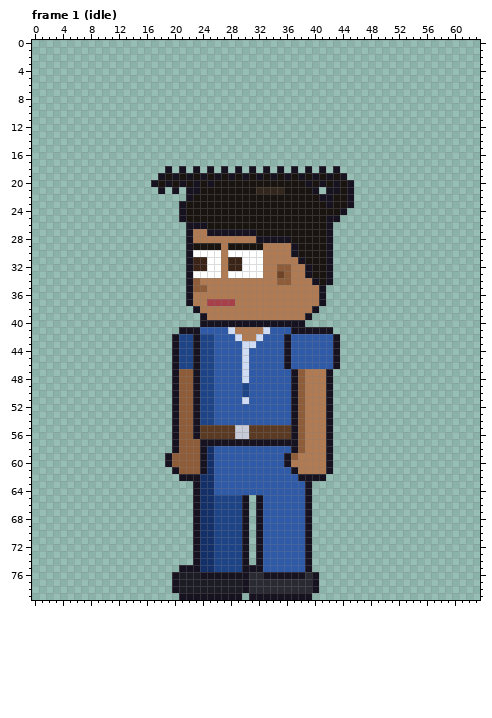
Two versions of one pixel-art file, sprites/clients/client_agent_b_left_anim.aseprite. Above, as it was before the edit.
64x80 pixels, 135 frames. Colours within 5 levels of each other are drawn and written as one. Shown: frame 1 (idle). The commit also changed other frames, which this record leaves out.
The result:
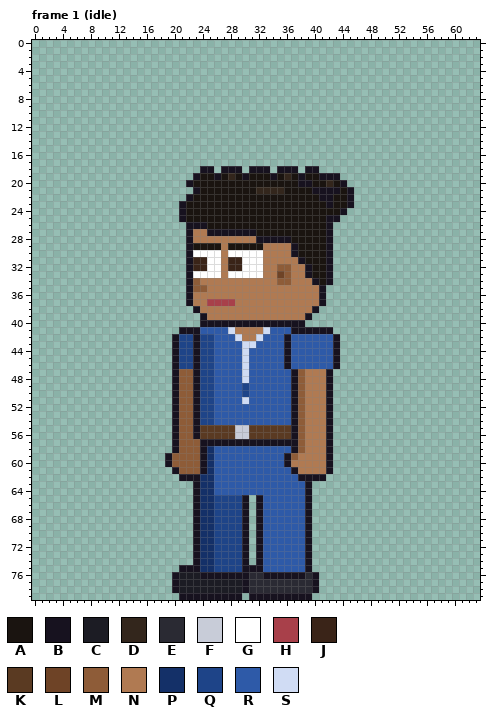
Palette (. is transparent): A #1a1410  B #17121f  C #1c1c24  D #33261c  E #2a2a33  F #c8ccd8  G #ffffff  H #a8404a  J #3a2418  K #5a3a22  L #6e4326  M #8e5c38  N #b07a52  P #143068  Q #1e4488  R #2e5aa8  S #d0dcf4
Difference:
--- frame 1 (idle), layer "Hair"
@@ x 15..47 @@
 17 .................................
-18 ....B.B.B.B.B.B.B.B.B.B.B.B.B....
-19 ...BABABABABABABABABABABABABAB...
-20 ..BABABABABAAAAAAAAAAAAABABABAB..
-21 ...B.B.BBAAAAAAAADDDDAAAAB.BBAB..
+18 .........BB.BBB.BBB.BBB.BB.......
+19 ........BAABADABAAABADABAABBB....
+20 .......BAAAAAAAAAAAAAAABBAADAB...
+21 ........BAAAAAAAADDDDAAAABBBBAB..
 22 .......BAAAAAAAAAAAAAAAAAABBAAB..
